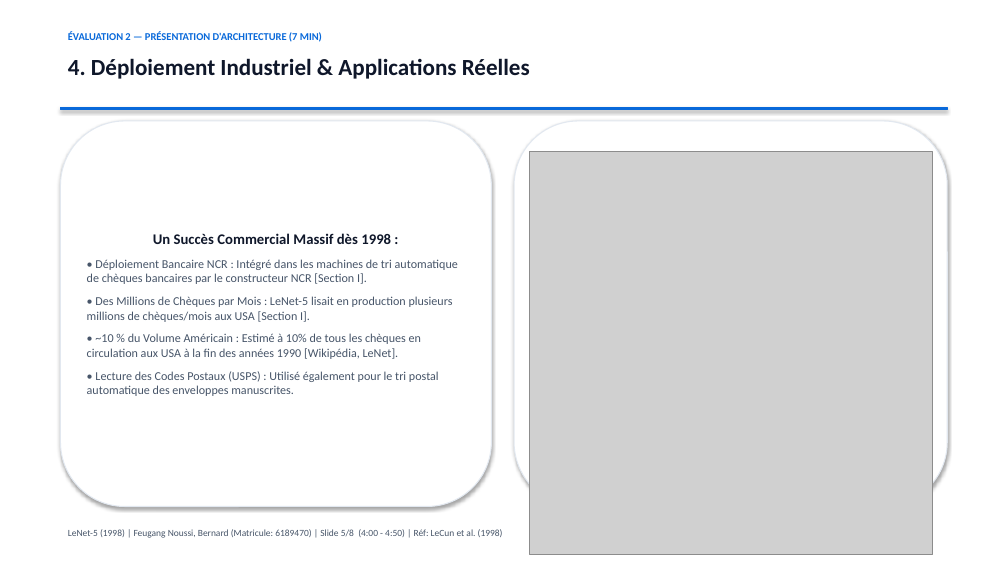
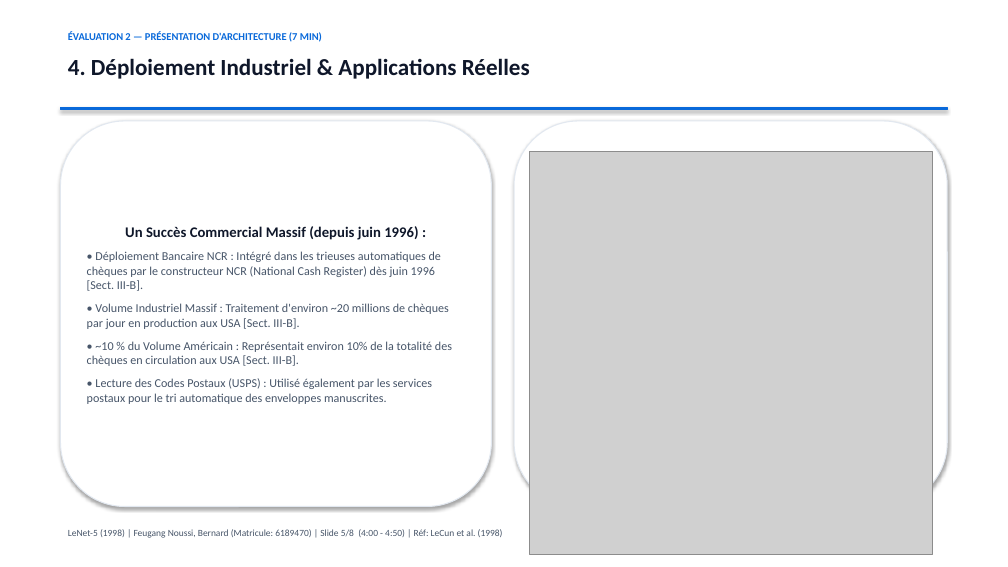
Before and after one commit to bernyforce/lenet5-convolutional-neural-network-1998, a slide deck: slide 5 of presentation_rxneurones_lenet5.pptx. Drawn at 1008x567 pixels with LibreOffice and Linux fonts; fonts in the diff are those of the drawing; grey boxes stand for pictures. Boxes give left, top, right and bottom in pixels: in the first picture for what was removed or moved away, otherwise in the second. Text is boxed around its words. In the diff, an @@ line names an element or a change of style, - is before the commit and + after.

Commit message:
FIX: Corrections finales de citations (Sect. II-B, Sect. III-B, Sect. II-A, NCR 20M/jour, AT&T Labs-Research) et quiz JS valide 100%

```diff
--- a/presentation_rxneurones_lenet5.pptx
+++ b/presentation_rxneurones_lenet5.pptx
@@ text in rounded rectangle at (x1=87, y1=226, x2=452, y2=404): text changed @@
-Un Succès Commercial Massif dès 1998 :
-• Déploiement Bancaire NCR : Intégré dans les machines de tri automatique de chèques bancaires par le constructeur NCR [Section I].
-• Des Millions de Chèques par Mois : LeNet-5 lisait en production plusieurs millions de chèques/mois aux USA [Section I].
-• ~10 % du Volume Américain : Estimé à 10% de tous les chèques en circulation aux USA à la fin des années 1990 [Wikipédia, LeNet].
-• Lecture des Codes Postaux (USPS) : Utilisé également pour le tri postal automatique des enveloppes manuscrites.
+Un Succès Commercial Massif (depuis juin 1996) :
+• Déploiement Bancaire NCR : Intégré dans les trieuses automatiques de chèques par le constructeur NCR (National Cash Register) dès juin 1996 [Sect. III-B].
+• Volume Industriel Massif : Traitement d'environ ~20 millions de chèques par jour en production aux USA [Sect. III-B].
+• ~10 % du Volume Américain : Représentait environ 10% de la totalité des chèques en circulation aux USA [Sect. III-B].
+• Lecture des Codes Postaux (USPS) : Utilisé également par les services postaux pour le tri automatique des enveloppes manuscrites.
```
Also in this commit, not shown: 6 other slides changed, 1 other file.
